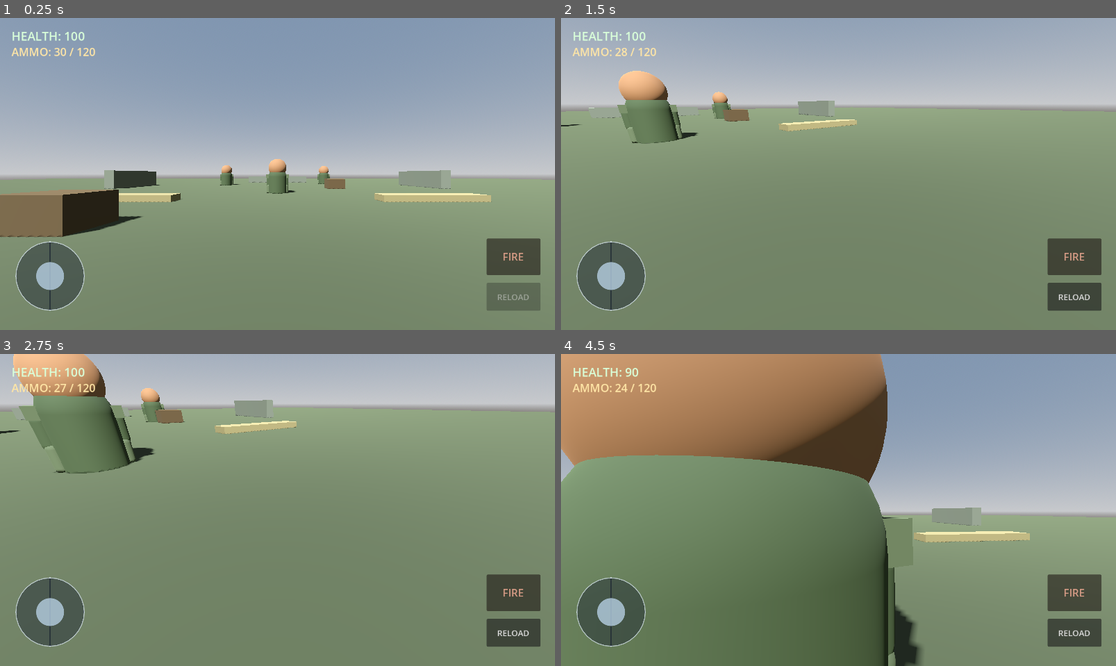
Above: before the commit, frames 1-4 (two rows, left to right).
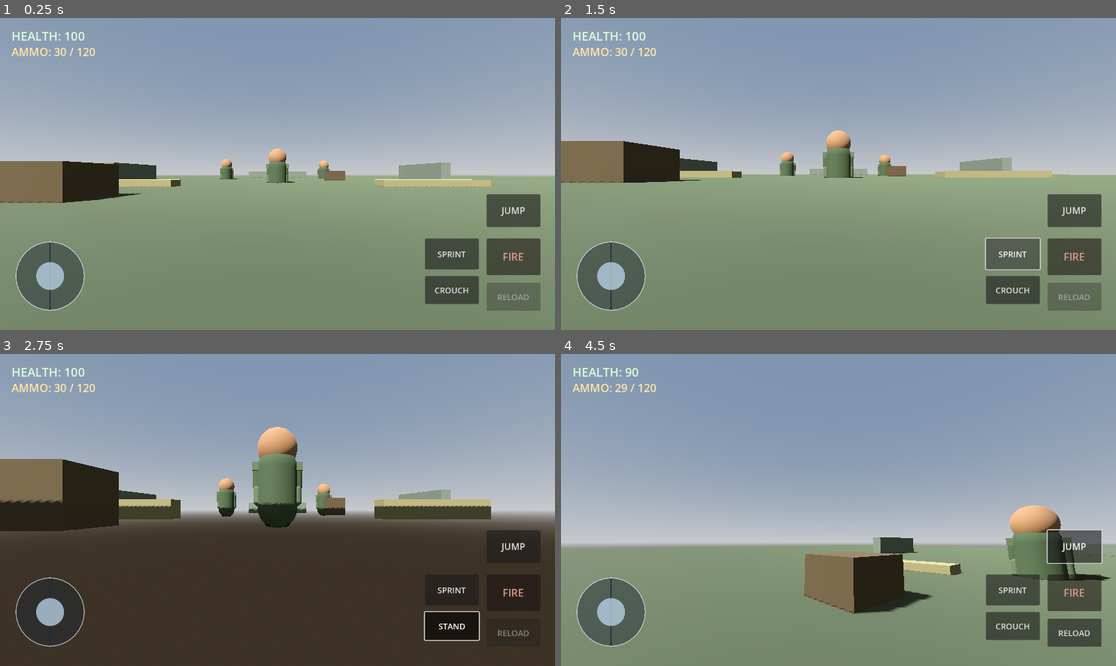
Above: after the commit, the same moments.

Repository: leefortine86-eng/Hunger-For-War
Game: Godot game, scene res://scenes/main.tscn
Two runs of this game, one before a commit and one after it. Both use one fixed random seed, a clock stepped at 60 frames per second and the inputs below.
Inputs (mouse positions are in pixels of both pictures, inside the frame that each line leads up to):
- Up to frame 1 (0.25 s): no input
- Up to frame 2 (1.5 s): click (1010, 255) at 0.5 s, where only the run after the commit has a clickable "SPRINT"; click (1010, 255) at 1.25 s, where only the run after the commit has a clickable "SPRINT ON"
- Up to frame 3 (2.75 s): click (449, 625) at 2 s, where only the run after the commit has a clickable "CROUCH"
- Up to frame 4 (4.5 s): click (1010, 625) at 2.75 s, where only the run after the commit has a clickable "STAND"; click (1077, 547) at 3.5 s, where only the run after the commit has a clickable "JUMP"; tap Enter at 4.25 s; move the mouse to (866, 510) at 4.27 s; hold W (move_forward) from 4.28 s (still down); hold Shift from 4.28 s (still down); click (866, 510) at 4.42 s

The runs differ from the first frame. In frame 1, 11% of the frame differs, in the area x 0-100%, y 41-92%; in frame 2, 48%; in frame 3, 98%, in the area x 0-100%, y 0-100%; in frame 4, 64%.

Commit message:
Add sprint, crouch, and jump controls

Diff:
--- a/scripts/player.gd
+++ b/scripts/player.gd
@@ -27,10 +27,19 @@
 var reload_button: Button
 var fire_button_rect := Rect2()
 var reload_button_rect := Rect2()
+var mobile_sprint: bool = false
+var mobile_crouch: bool = false
+var mobile_jump_requested: bool = false
+var jump_key_was_down: bool = false
+var body_collision: CollisionShape3D
+var sprint_button: Button
+var crouch_button: Button
+var jump_button: Button
 
 func _ready():
     add_to_group("player")
     health = max_health
+    body_collision = $CollisionShape3D
     Input.mouse_mode = Input.MOUSE_MODE_CAPTURED
     _create_mobile_controls()
     _create_hud()
@@ -112,6 +121,44 @@
 
     fire_button_rect = Rect2(fire_button.position, fire_button.size)
     reload_button_rect = Rect2(reload_button.position, reload_button.size)
+
+    sprint_button = Button.new()
+    sprint_button.name = "SprintButton"
+    sprint_button.text = "SPRINT"
+    sprint_button.position = Vector2(screen_size.x - 270, screen_size.y - 190)
+    sprint_button.size = Vector2(112, 64)
+    sprint_button.toggle_mode = true
+    sprint_button.add_theme_font_size_override("font_size", 17)
+    sprint_button.toggled.connect(_on_sprint_toggled)
+    canvas.add_child(sprint_button)
+
+    crouch_button = Button.new()
+    crouch_button.name = "CrouchButton"
+    crouch_button.text = "CROUCH"
+    crouch_button.position = Vector2(screen_size.x - 270, screen_size.y - 112)
+    crouch_button.size = Vector2(112, 58)
+    crouch_button.toggle_mode = true
+    crouch_button.add_theme_font_size_override("font_size", 17)
+    crouch_button.toggled.connect(_on_crouch_toggled)
+    canvas.add_child(crouch_button)
+
+    jump_button = Button.new()
+    jump_button.name = "JumpButton"
+    jump_button.text = "JUMP"
+    jump_button.position = Vector2(screen_size.x - 142, screen_size.y - 282)
+    jump_button.size = Vector2(112, 68)
+    jump_button.add_theme_font_size_override("font_size", 19)
+    jump_button.pressed.connect(_on_jump_pressed)
+    canvas.add_child(jump_button)
+
+func _on_sprint_toggled(enabled: bool):
+    mobile_sprint = enabled
+
+func _on_crouch_toggled(enabled: bool):
+    mobile_crouch = enabled
+
+func _on_jump_pressed():
+    mobile_jump_requested = true
 
 func _on_fire_pressed():
     weapon.fire(raycast)
@@ -192,13 +239,46 @@
     )
     var input_dir: Vector2 = (keyboard_input + mobile_move).limit_length(1.0)
     var direction = (transform.basis * Vector3(input_dir.x, 0, input_dir.y)).normalized()
-    velocity.x = direction.x * move_speed
-    velocity.z = direction.z * move_speed
+
+    var sprinting := Input.is_key_pressed(KEY_SHIFT) or mobile_sprint
+    var crouching := Input.is_key_pressed(KEY_CTRL) or mobile_crouch
+    var current_speed := move_speed
+    if crouching:
+        current_speed = move_speed * 0.45
+    elif sprinting:
+        current_speed = move_speed * 1.55
+
+    velocity.x = direction.x * current_speed
+    velocity.z = direction.z * current_speed
+
+    var jump_key_down := Input.is_key_pressed(KEY_SPACE)
+    if jump_key_down and not jump_key_was_down and is_on_floor() and not crouching:
+        velocity.y = 6.0
+    jump_key_was_down = jump_key_down
+
+    if mobile_jump_requested:
+        if is_on_floor() and not crouching:
+            velocity.y = 6.0
+        mobile_jump_requested = false
 
     if not is_on_floor():
         velocity.y -= gravity * delta
-    else:
+    elif velocity.y < 0.0:
         velocity.y = 0.0
+
+    var capsule := body_collision.shape as CapsuleShape3D
+    if capsule:
+        var target_height := 1.2 if crouching else 1.8
+        capsule.height = move_toward(capsule.height, target_height, 3.0 * delta)
+        body_collision.position.y = capsule.height * 0.5
+
+    var target_camera_height := 0.35 if crouching else 0.65
+    camera.position.y = move_toward(camera.position.y, target_camera_height, 2.5 * delta)
+
+    if is_instance_valid(sprint_button):
+        sprint_button.text = "SPRINT ON" if mobile_sprint else "SPRINT"
+    if is_instance_valid(crouch_button):
+        crouch_button.text = "STAND" if mobile_crouch else "CROUCH"
 
     move_and_slide()
 
